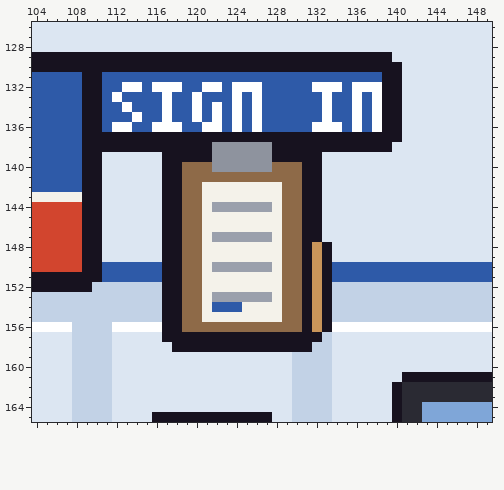
Edited in one commit: pixel-art file (office/site_realty_b.aseprite). Above, as it was before the edit.
320x320 pixels, 1 frame. Colours within 5 levels of each other are drawn and written as one. Shown: x 104..149, y 126..165.
The same view after the edit:
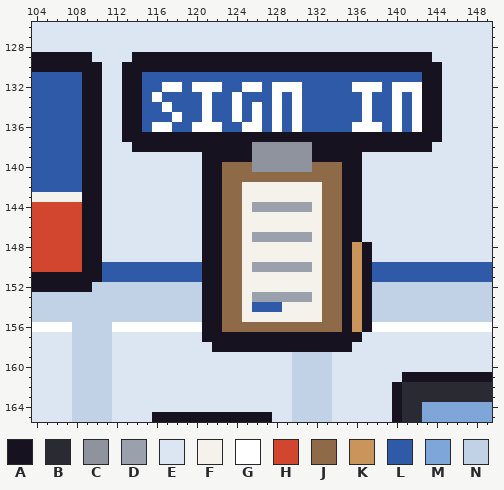
Palette (. is transparent): A #17121f  B #2a2a33  C #8e939e  D #9aa0ac  E #dce6f2  F #f4f2ea  G #ffffff  H #d2452e  J #8e6a48  K #c9955a  L #2e5aa8  M #7fa6d8  N #c2d2e6
What changed:
Changed rows in their new state; - is an unchanged pixel.
Layer "SignIn":
first column x 110:
129 EEEE--------------------------AAAA-
130 -EE----------------------------AAAA
131 -EEAA------------------------LLLLAA
132 -EEAA-L---G---L---GGG-LLL----LGGGAA
133 -EEAA-GL--LG----L-G-G--L--LGLLGLGAA
134 -EEAA-----LGL-----G-G--L--LGLLGLGAA
135 -EEAA--LG-LGL-----G-G--L--LGLLGLGAA
136 -EEAA---L-G---LG--G-G-LLL--G-LGLGAA
137 -EE----------------------------AAAA
138 -EEE--------AAAA--CCCC--------AAAA-
139 -------EEEE-AAAA--CCCC-AAAA--------
140 -------EEEEAAJJJ--CCCCJJJAA--------
141 -------EEEEAA--------JJJJAA--------
142 -------EEEEAAJJ----FFFFJJAA--------
143 -------EEEEAAJJ----FFFFJJAA--------
144 -------EEEEAAJJF--DDDDFJJAA--------
145 -------EEEEAAJJ----FFFFJJAA--------
146 -------EEEEAAJJ----FFFFJJAA--------
147 -------EEEEAAJJF--DDDDFJJAA--------
148 -------EEEEAAJJ----FFFFJJAKA-------
149 -------EEEEAAJJ----FFFFJJAKA-------
150 -------LLLLAAJJF--DDDDFJJAKA-------
151 -------LLLLAAJJ----FFFFJJAKA-------
152 -------NNNNAAJJ----FFFFJJAKA-------
153 -------NNNNAAJJF--DDDDFJJAKA-------
154 -------NNNNAAJJ-LLLFFFFJJAKA-------
155 -------NNNNAAJJ----FFFFJJAKA-------
156 -------GGGGAA--------JJJJAKA-------
157 -------EEEE------------AAAA--------
158 --------EEEE----------AAAA---------
Where, in picture pixels (left, top, right, bottom), the same in both pictures:
changed: (92, 52, 442, 352)
